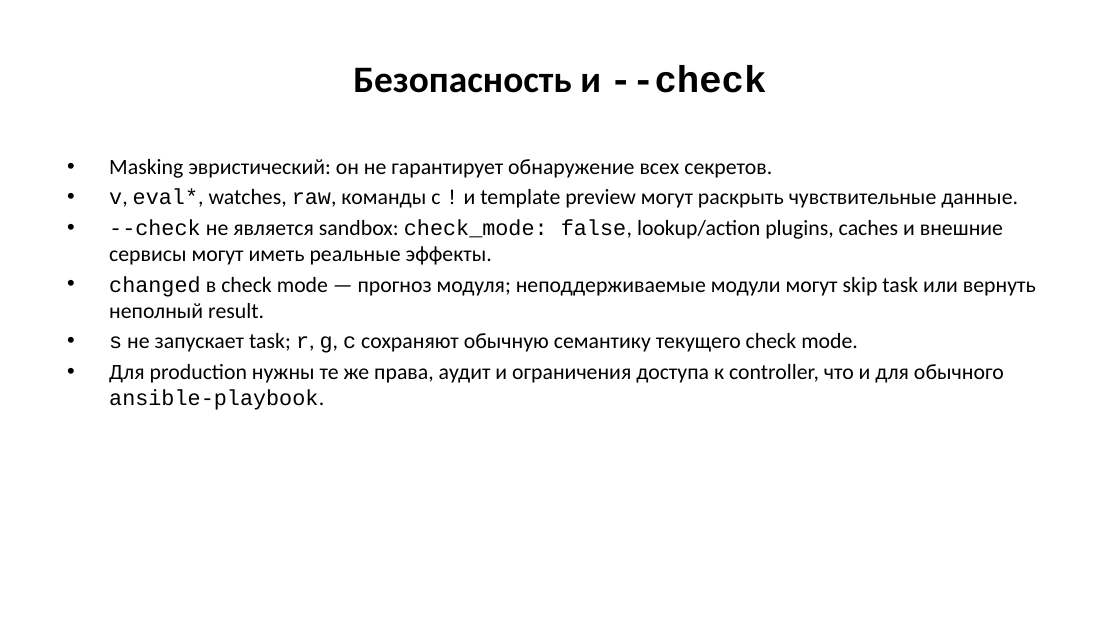
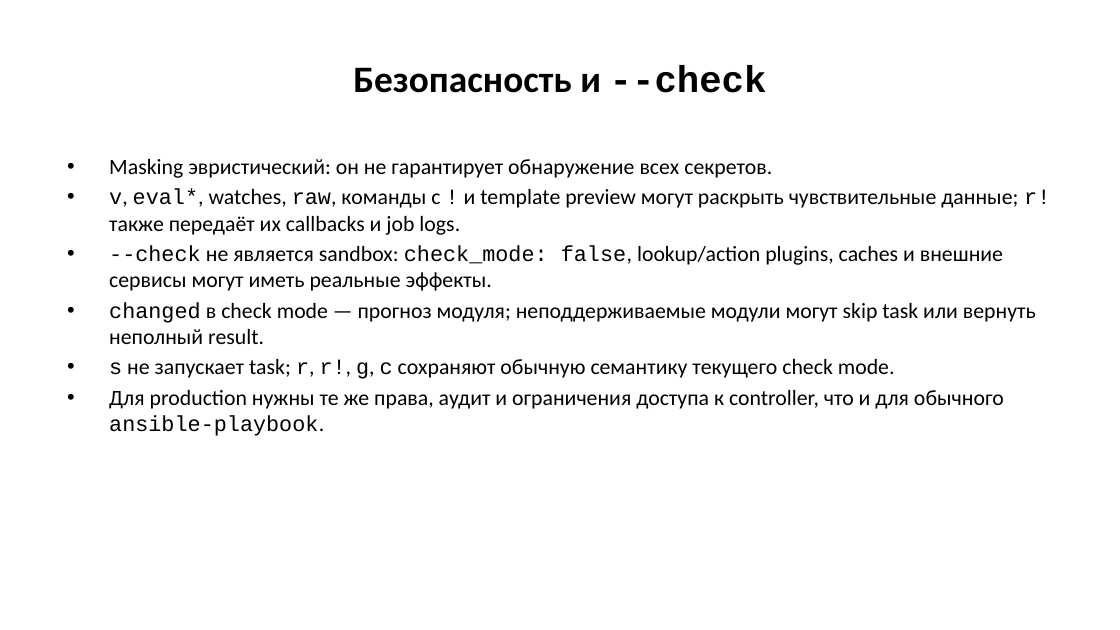
Before and after one commit to dtarasov7/ansible-debug, a slide deck: slide 17 of presentation/inspect-step-technical-overview-ru.pptx. Drawn at 1120x630 pixels with LibreOffice and Linux fonts; fonts in the diff are those of the drawing. Boxes give left, top, right and bottom in pixels: in the first picture for what was removed or moved away, otherwise in the second. Text is boxed around its words. In the diff, an @@ line names an element or a change of style, - is before the commit and + after.

```diff
--- a/presentation/inspect-step-technical-overview-ru.pptx
+++ b/presentation/inspect-step-technical-overview-ru.pptx
@@ text at [109, 189, 1050, 235]: text changed @@
-• v, eval*, watches, raw, команды с ! и template preview могут раскрыть чувствительные данные.
+• v, eval*, watches, raw, команды с ! и template preview могут раскрыть чувствительные данные; r! также передаёт их callbacks и job logs.
@@ text at [109, 359, 895, 379]: text changed @@
-• s не запускает task; r, g, c сохраняют обычную семантику текущего check mode.
+• s не запускает task; r, r!, g, c сохраняют обычную семантику текущего check mode.
```
Also in this commit, not shown: 4 other slides changed, 12 other files.
